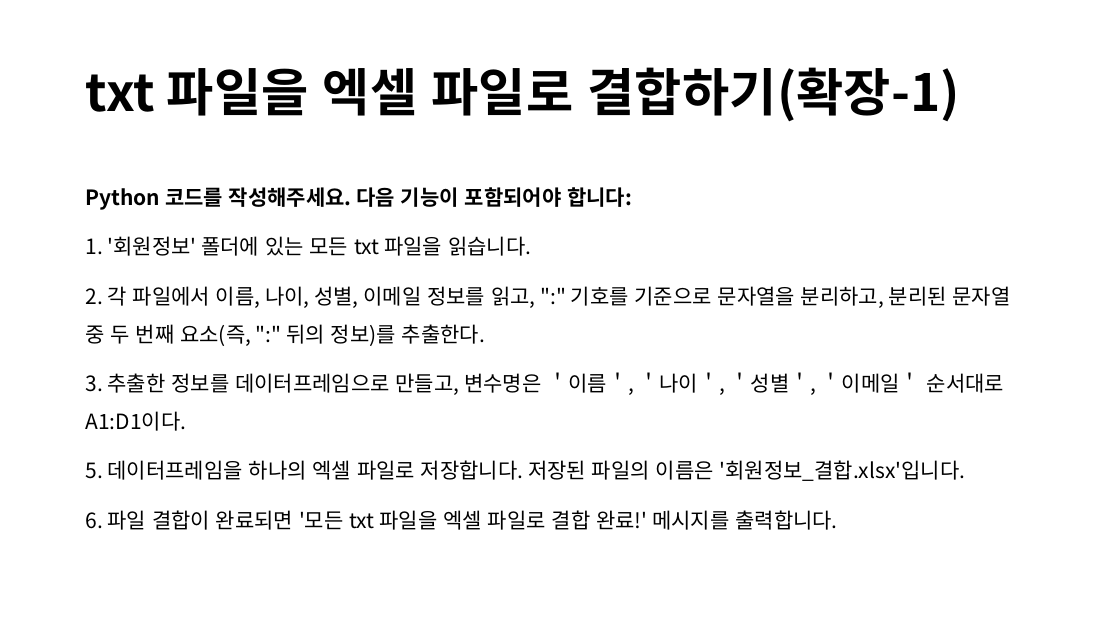
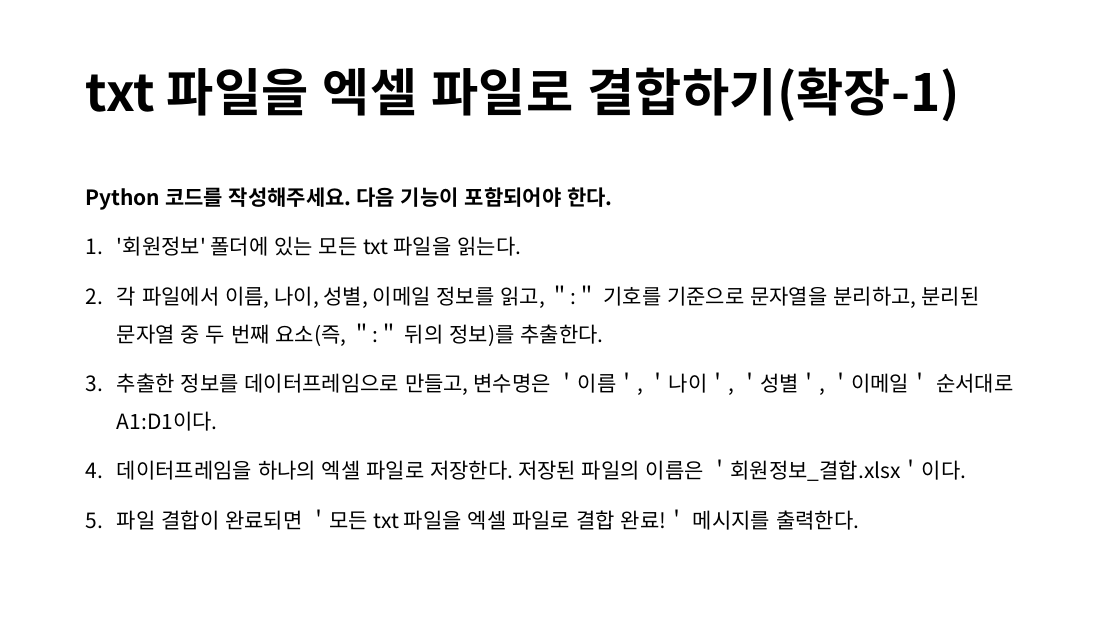
Before and after one commit to lolsaless/Python, a slide deck: slide 11 of 프롬프트 실습.pptx. Drawn at 1120x630 pixels with LibreOffice and Linux fonts; fonts in the diff are those of the drawing. Boxes give left, top, right and bottom in pixels: in the first picture for what was removed or moved away, otherwise in the second. Text is boxed around its words. In the diff, an @@ line names an element or a change of style, - is before the commit and + after.

```diff
--- a/프롬프트 실습.pptx
+++ b/프롬프트 실습.pptx
@@ text at [85,187,1013,530]: text changed @@
-Python 코드를 작성해주세요. 다음 기능이 포함되어야 합니다:
-1. '회원정보' 폴더에 있는 모든 txt 파일을 읽습니다.
-2. 각 파일에서 이름, 나이, 성별, 이메일 정보를 읽고, ":" 기호를 기준으로 문자열을 분리하고, 분리된 문자열 중 두 번째 요소(즉, ":" 뒤의 정보)를 추출한다.
-3. 추출한 정보를 데이터프레임으로 만들고, 변수명은 ＇이름＇, ＇나이＇, ＇성별＇, ＇이메일＇ 순서대로 A1:D1이다.
-5. 데이터프레임을 하나의 엑셀 파일로 저장합니다. 저장된 파일의 이름은 '회원정보_결합.xlsx'입니다.
-6. 파일 결합이 완료되면 '모든 txt 파일을 엑셀 파일로 결합 완료!' 메시지를 출력합니다.
+Python 코드를 작성해주세요. 다음 기능이 포함되어야 한다.
+1. '회원정보' 폴더에 있는 모든 txt 파일을 읽는다.
+2. 각 파일에서 이름, 나이, 성별, 이메일 정보를 읽고, ＂:＂ 기호를 기준으로 문자열을 분리하고, 분리된 문자열 중 두 번째 요소(즉, ＂:＂ 뒤의 정보)를 추출한다.
+3. 추출한 정보를 데이터프레임으로 만들고, 변수명은 ＇이름＇, ＇나이＇, ＇성별＇, ＇이메일＇ 순서대로 A1:D1이다.
+4. 데이터프레임을 하나의 엑셀 파일로 저장한다. 저장된 파일의 이름은 ＇회원정보_결합.xlsx＇이다.
+5. 파일 결합이 완료되면 ＇모든 txt 파일을 엑셀 파일로 결합 완료!＇ 메시지를 출력한다.
```
Also in this commit, not shown: 37 other slides changed, 4 slides added, 1 slide removed.
